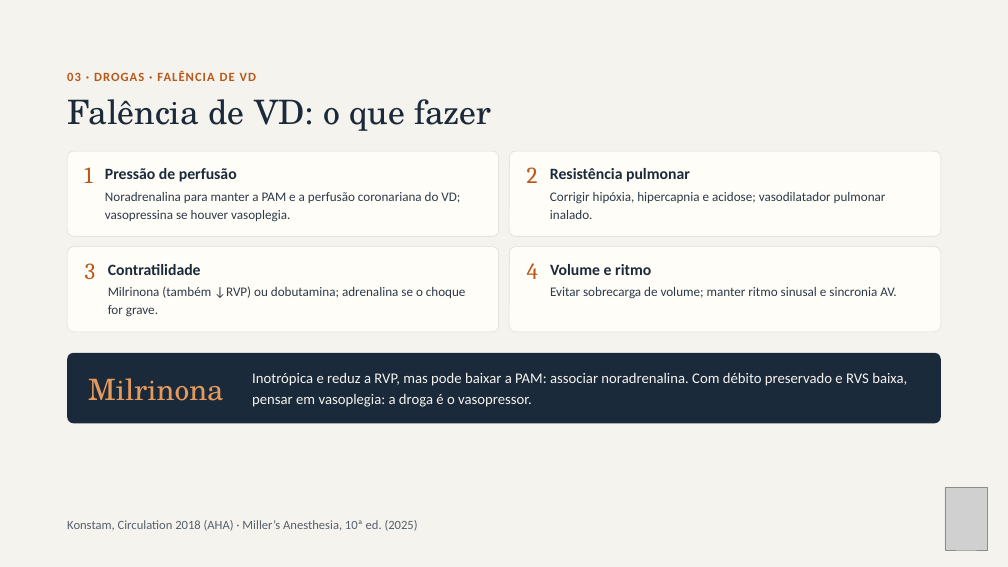
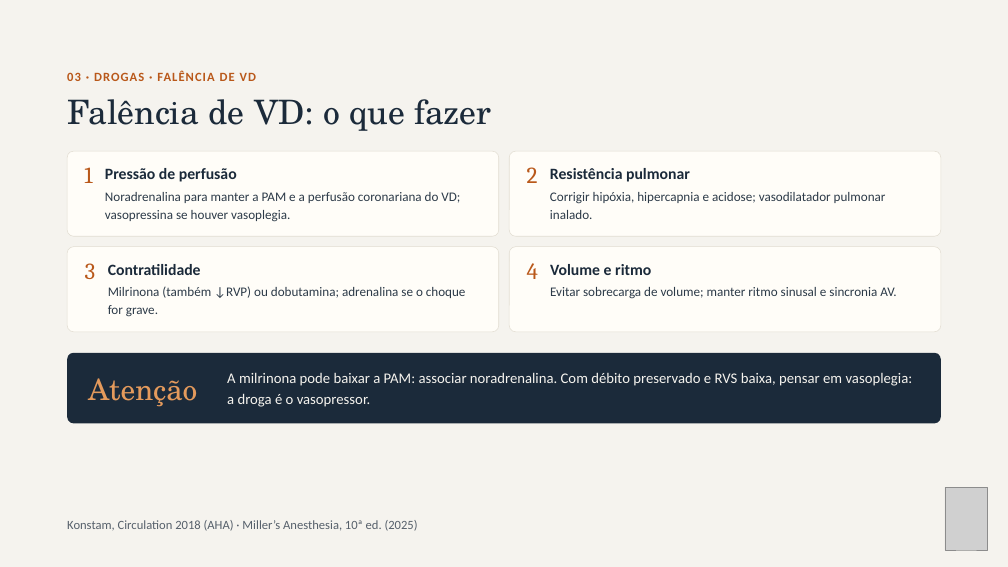
Before and after one commit to brunomoraesdubois-bit/Bruno, a slide deck: slide 12 of apresentacao/Aminas_Vasoativas.pptx. Drawn at 1008x567 pixels with LibreOffice and Linux fonts; fonts in the diff are those of the drawing; grey boxes stand for pictures. Boxes give left, top, right and bottom in pixels: in the first picture for what was removed or moved away, otherwise in the second. Text is boxed around its words. In the diff, an @@ line names an element or a change of style, - is before the commit and + after.

```diff
--- a/apresentacao/Aminas_Vasoativas.pptx
+++ b/apresentacao/Aminas_Vasoativas.pptx
@@ text at (88, 378, 197, 407): text changed @@
-Milrinona
+Atenção
@@ text at (227, 372, 913, 407): text changed @@
-Inotrópica e reduz a RVP, mas pode baixar a PAM: associar noradrenalina. Com débito preservado e RVS baixa, pensar em vasoplegia: a droga é o vasopressor.
+A milrinona pode baixar a PAM: associar noradrenalina. Com débito preservado e RVS baixa, pensar em vasoplegia: a droga é o vasopressor.
```
Also in this commit, not shown: 22 other slides changed, 44 other files.
